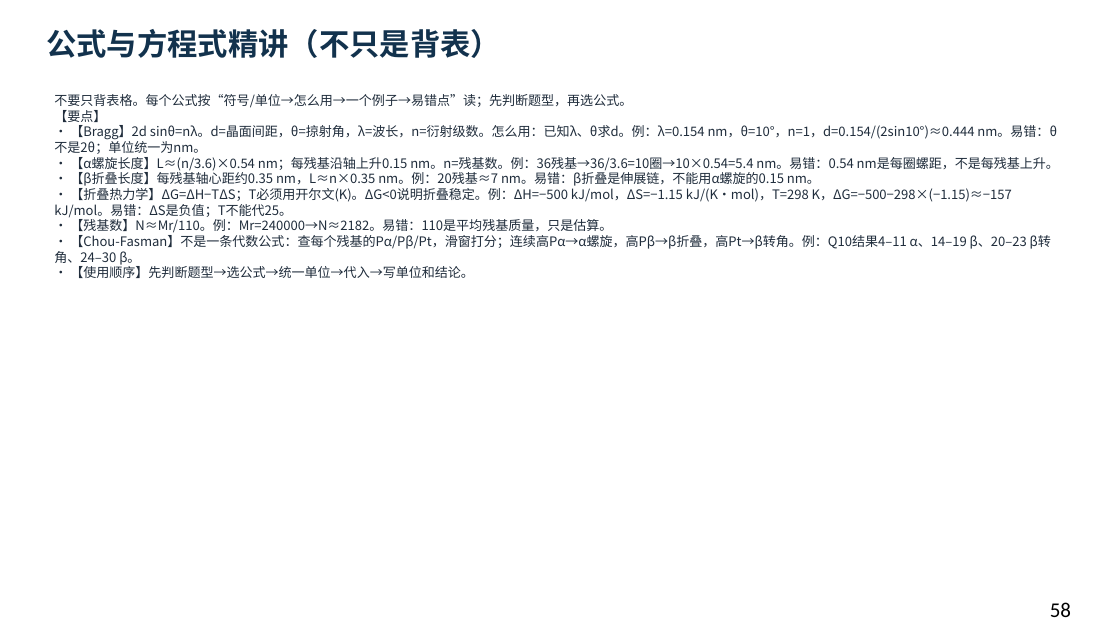
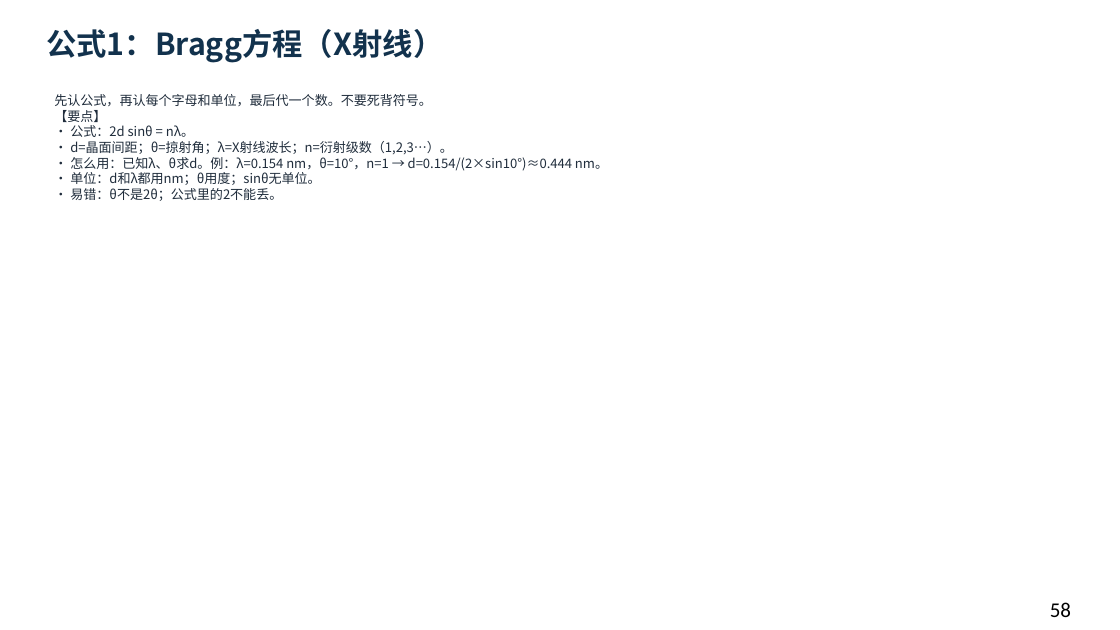
Before and after one commit to newkan-li/Biochemistry, a slide deck: slide 58 of downloads/bc03-ai-style.pptx. Drawn at 1120x630 pixels with LibreOffice and Linux fonts; fonts in the diff are those of the drawing. Boxes give left, top, right and bottom in pixels: in the first picture for what was removed or moved away, otherwise in the second. Text is boxed around its words. In the diff, an @@ line names an element or a change of style, - is before the commit and + after.

```diff
--- a/downloads/bc03-ai-style.pptx
+++ b/downloads/bc03-ai-style.pptx
@@ text at box(46, 29, 443, 63): text changed @@
-公式与方程式精讲（不只是背表）
+公式1：Bragg方程（X射线）
@@ text at box(54, 94, 608, 201): text changed @@
-不要只背表格。每个公式按“符号/单位→怎么用→一个例子→易错点”读；先判断题型，再选公式。
-【要点】
-• 【Bragg】2d sinθ=nλ。d=晶面间距，θ=掠射角，λ=波长，n=衍射级数。怎么用：已知λ、θ求d。例：λ=0.154 nm，θ=10°，n=1，d=0.154/(2sin10°)≈0.444 nm。易错：θ不是2θ；单位统一为nm。
-• 【α螺旋长度】L≈(n/3.6)×0.54 nm；每残基沿轴上升0.15 nm。n=残基数。例：36残基→36/3.6=10圈→10×0.54=5.4 nm。易错：0.54 nm是每圈螺距，不是每残基上升。
-• 【β折叠长度】每残基轴心距约0.35 nm，L≈n×0.35 nm。例：20残基≈7 nm。易错：β折叠是伸展链，不能用α螺旋的0.15 nm。
-• 【折叠热力学】ΔG=ΔH−TΔS；T必须用开尔文(K)。ΔG<0说明折叠稳定。例：ΔH=−500 kJ/mol，ΔS=−1.15 kJ/(K·mol)，T=298 K，ΔG=−500−298×(−1.15)≈−157 kJ/mol。易错：ΔS是负值；T不能代25。
-• 【残基数】N≈Mr/110。例：Mr=240000→N≈2182。易错：110是平均残基质量，只是估算。
-• 【Chou-Fasman】不是一条代数公式：查每个残基的Pα/Pβ/Pt，滑窗打分；连续高Pα→α螺旋，高Pβ→β折叠，高Pt→β转角。例：Q10结果4–11 α、14–19 β、20–23 β转角、24–30 β。
-• 【使用顺序】先判断题型→选公式→统一单位→代入→写单位和结论。
+先认公式，再认每个字母和单位，最后代一个数。不要死背符号。
+【要点】
+• 公式：2d sinθ = nλ。
+• d=晶面间距；θ=掠射角；λ=X射线波长；n=衍射级数（1,2,3…）。
+• 怎么用：已知λ、θ求d。例：λ=0.154 nm，θ=10°，n=1 → d=0.154/(2×sin10°)≈0.444 nm。
+• 单位：d和λ都用nm；θ用度；sinθ无单位。
+• 易错：θ不是2θ；公式里的2不能丢。
```
Also in this commit, not shown: 17 other slides changed, 4 slides added, 6 other files.
